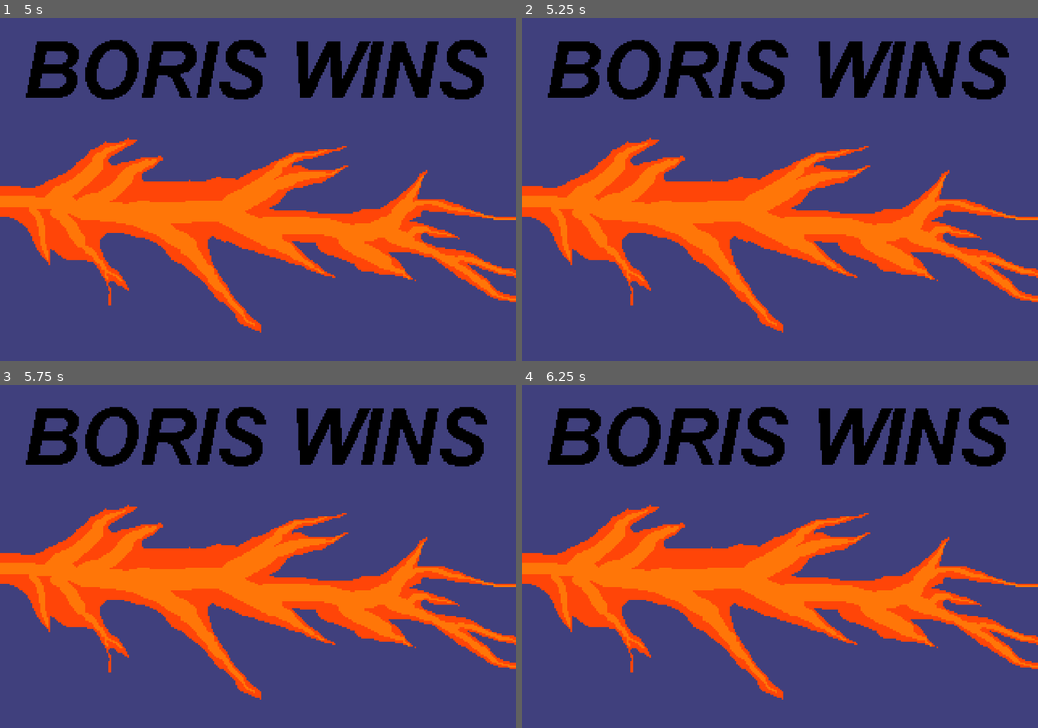
Above: before the commit, frames 1-4 (two rows, left to right).
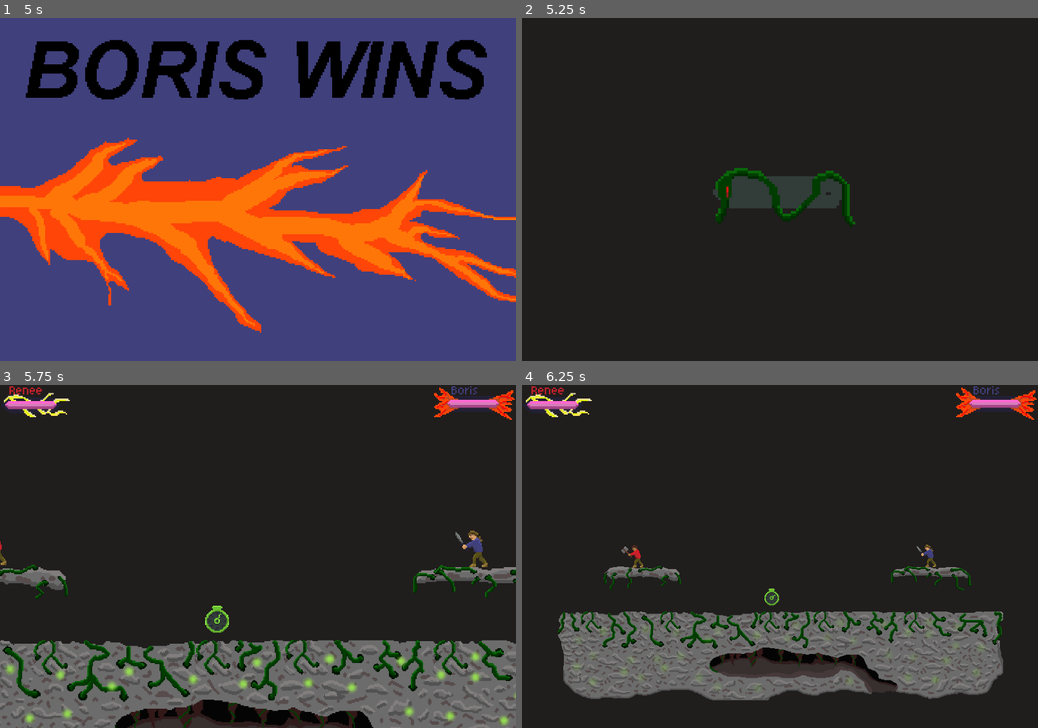
Above: after the commit, the same moments.

Repository: Justiniscoding/HavenHamilton
Game: Godot game, scene res://Scenes/BorrisWins.tscn
The game is run twice, just before and just after one commit, with the same random seed, the same clock (stepped at 60 frames per second) and the same inputs. This scene is started directly instead of the project's main scene. Sound files missing from this copy of the repository are replaced by a short silence.
Inputs:
- Up to frame 1 (5 s): tap Enter (Set1) at 0.5, 0.6, 1.35, 2, 2.3, 2.85, 3.5, 3.6, 4.55 s; tap Space at 1.25, 2.75, 4.25 s; hold Down (down1) 2.03-2.78 s; tap S (down2) at 2.1, 4.35 s; hold Down (down1) from 4.28 s (still down)
- Up to frame 2 (5.25 s): release Down (down1) at 5.03 s; tap Enter (Set1) at 5.1 s
- Up to frame 3 (5.75 s): no input
- Up to frame 4 (6.25 s): hold Down (down1) from 5.78 s (still down); tap Enter (Set1) at 5.85 s

Frame 1 is identical in both runs. In frame 2, 100% of the frame differs, in the area x 0-100%, y 0-100%; in frame 3, 100%; in frame 4, 100%.
Error after the commit: Cannot call method 'connect' on a null value. (res://Scripts/game.gd:10)

Commit message:
add menu switching

Diff:
--- a/Scenes/BorrisWins.tscn
+++ b/Scenes/BorrisWins.tscn
@@ -1,5 +1,6 @@
 [gd_scene format=3 uid="uid://dkgbqa2avgsjk"]
 
+[ext_resource type="Script" uid="uid://b8wqsa1mdb50h" path="res://Scripts/win.gd" id="1_v4kcx"]
 [ext_resource type="Texture2D" uid="uid://crti8ml8blv0o" path="res://Art/Boris Wins.png" id="1_vcm4s"]
 
 [sub_resource type="AtlasTexture" id="AtlasTexture_wm1qo"]
@@ -61,6 +62,7 @@
 }]
 
 [node name="Node2D" type="Node2D" unique_id=88262683]
+script = ExtResource("1_v4kcx")
 
 [node name="AnimatedSprite2D2" type="AnimatedSprite2D" parent="." unique_id=761939267]
 sprite_frames = SubResource("SpriteFrames_8vehc")
--- a/Scenes/ReneeWins.tscn
+++ b/Scenes/ReneeWins.tscn
@@ -1,6 +1,7 @@
 [gd_scene format=3 uid="uid://dw8n506tj5jrm"]
 
 [ext_resource type="Texture2D" uid="uid://dsmpe36mk8vj7" path="res://Art/Renee Wins.png" id="1_dnio8"]
+[ext_resource type="Script" uid="uid://b8wqsa1mdb50h" path="res://Scripts/win.gd" id="1_w8qh8"]
 
 [sub_resource type="AtlasTexture" id="AtlasTexture_w8qh8"]
 atlas = ExtResource("1_dnio8")
@@ -61,6 +62,7 @@
 }]
 
 [node name="Node2D" type="Node2D" unique_id=149586615]
+script = ExtResource("1_w8qh8")
 
 [node name="Camera2D" type="Camera2D" parent="." unique_id=480088947]
 scale = Vector2(0.75, 0.75)
--- /dev/null
+++ b/Scripts/win.gd
@@ -0,0 +1,5 @@
+extends Node2D
+
+func _ready() -> void:
+	get_tree().create_timer(5).connect("timeout", func():
+		get_tree().change_scene_to_file("res://Scenes/menu.tscn"))
--- a/project.godot
+++ b/project.godot
@@ -17,7 +17,7 @@
 
 [autoload]
 
-Global="*uid://c57q6s1rn6x5h"
+Global="*uid://cxb2y733j5l27"
 
 [display]
 
@@ -70,11 +70,6 @@
 "events": [Object(InputEventKey,"resource_local_to_scene":false,"resource_name":"","device":-1,"window_id":0,"alt_press …(192 unchanged characters)…
 ]
 }
-Set1={
-"deadzone": 0.2,
-"events": [Object(InputEventKey,"resource_local_to_scene":false,"resource_name":"","device":16,"window_id":0,"alt_pressed":false,"shift_pressed":false,"ctrl_pressed":false,"meta_pressed":false,"pressed":false,"keycode":0,"physical_keycode":4194309,"key_label":0,"unicode":0,"location":0,"echo":false,"script":null)
-]
-}
 short1={
 "deadzone": 0.2,
 "events": [Object(InputEventKey,"resource_local_to_scene":false,"resource_name":"","device":-1,"window_id":0,"alt_press …(195 unchanged characters)…
@@ -104,6 +99,11 @@
 "events": [Object(InputEventKey,"resource_local_to_scene":false,"resource_name":"","device":-1,"window_id":0,"alt_press …(192 unchanged characters)…
 ]
 }
+Set1={
+"deadzone": 0.2,
+"events": [Object(InputEventKey,"resource_local_to_scene":false,"resource_name":"","device":16,"window_id":0,"alt_pressed":false,"shift_pressed":false,"ctrl_pressed":false,"meta_pressed":false,"pressed":false,"keycode":0,"physical_keycode":4194309,"key_label":0,"unicode":0,"location":0,"echo":false,"script":null)
+]
+}
 
 [physics]
 
Not shown: 1 places in Scenes/game.tscn that only renumber resources
